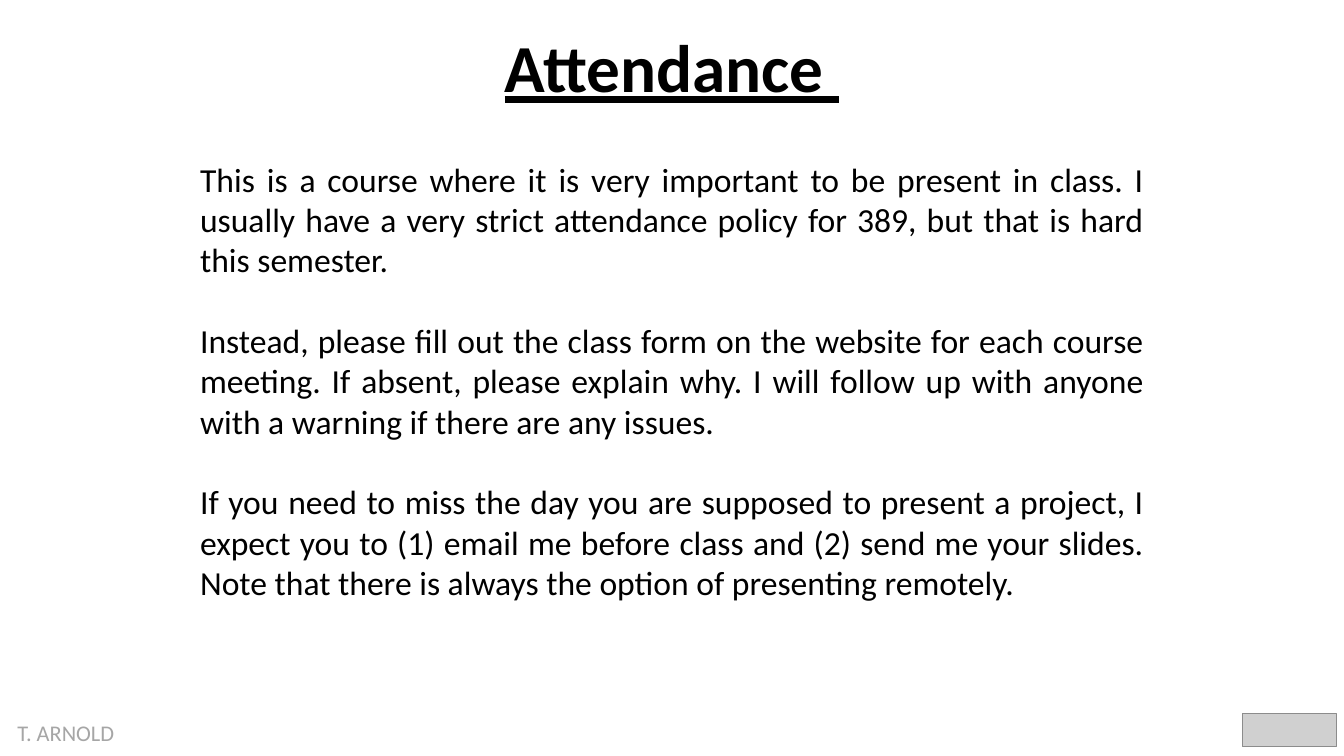
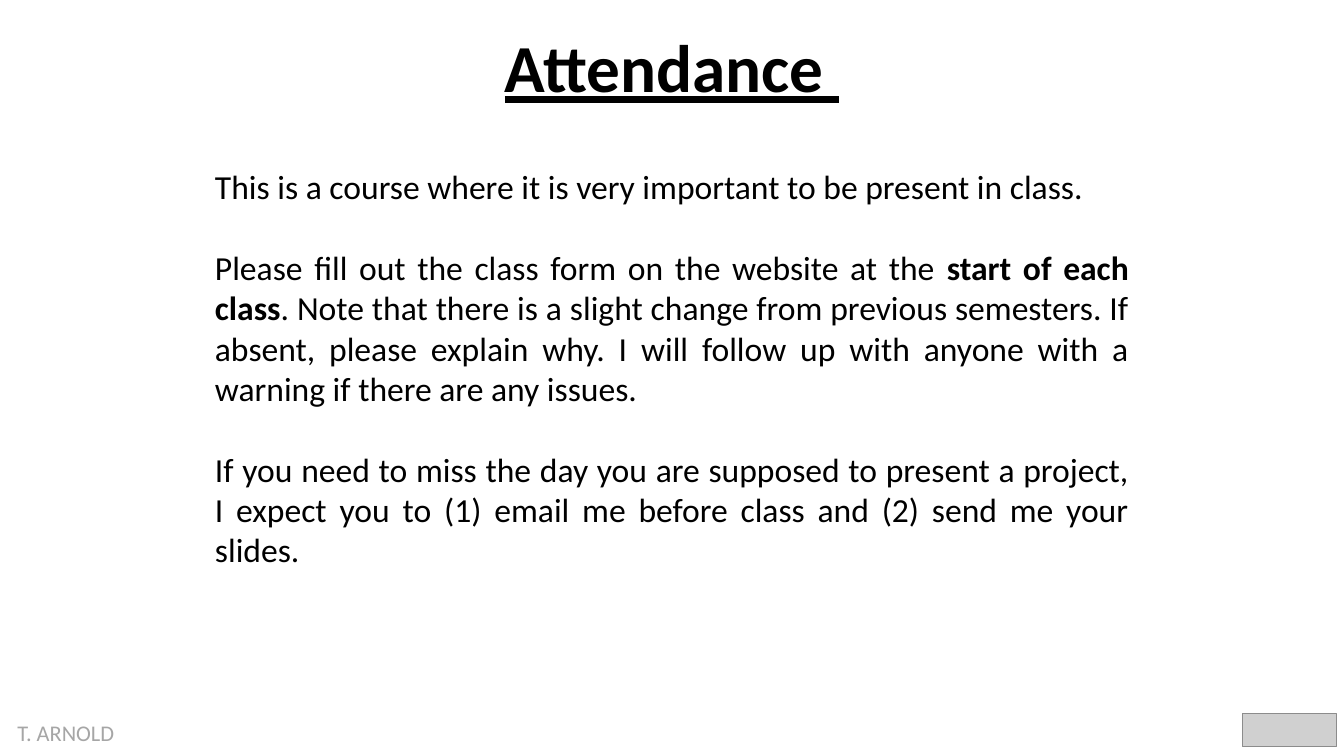
Before and after one commit to statsmaths/dsst389-s23, a slide deck: slide 6 of pslides/00_intro.pptx (slide 8 before the commit). Drawn at 1344x756 pixels with LibreOffice and Linux fonts; fonts in the diff are those of the drawing; grey boxes stand for pictures. Boxes give left, top, right and bottom in pixels: in the first picture for what was removed or moved away, otherwise in the second. Text is boxed around its words. In the diff, an @@ line names an element or a change of style, - is before the commit and + after.

```diff
--- a/pslides/00_intro.pptx
+++ b/pslides/00_intro.pptx
@@ text at [215,175,1129,563]: text changed @@
-This is a course where it is very important to be present in class. I usually have a very strict attendance policy for 389, but that is hard this semester.
-Instead, please fill out the class form on the website for each course meeting. If absent, please explain why. I will follow up with anyone with a warning if there are any issues.
-If you need to miss the day you are supposed to present a project, I expect you to (1) email me before class and (2) send me your slides. Note that there is always the option of presenting remotely.
+This is a course where it is very important to be present in class.
+Please fill out the class form on the website at the start of each class. Note that there is a slight change from previous semesters. If absent, please explain why. I will follow up with anyone with a warning if there are any issues.
+If you need to miss the day you are supposed to present a project, I expect you to (1) email me before class and (2) send me your slides.
```
Also in this commit, not shown: 11 other slides changed, 5 slides added, 9 slides removed, 5 other files.
